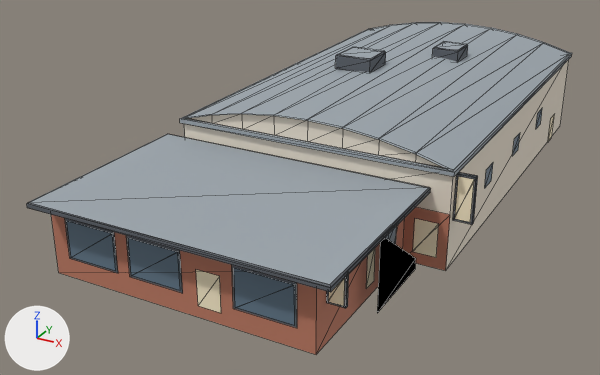
The glTF model models/amos-southend.glb, before and after one commit.
Camera for both pictures: a camera (50 mm lens) standing at (25.1, -55.8, 26.4) and looking at (-2.9, -4.9, 0.9). Arrows for +X, +Y and +Z are at lower left; the lights stay in place. The first picture is the older version. Mesh edges are drawn as thin lines. Vertices at exactly the same position are counted once.

In view in the first picture: "Amos' Southend".
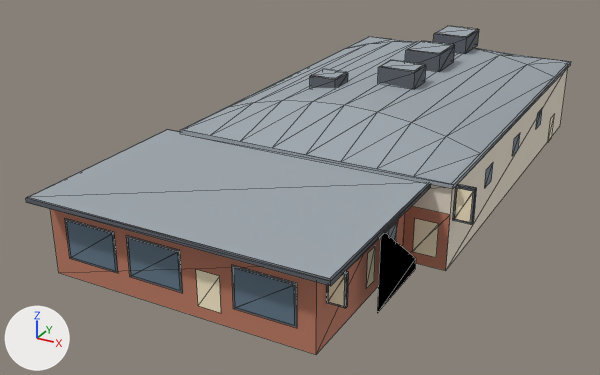
Changed parts and their boxes [x1, y1, x2, y2] in the pictures (600 x 375 px; the box of a moved part takes in the faces that stretch with it):
"Amos' Southend", reshaped: before [27, 22, 572, 355]; after [26, 26, 571, 355]
part 1 of me_amos__southend, moved or reshaped: before [27, 134, 431, 292]; after [26, 129, 431, 286]
part 2 of me_amos__southend, moved or reshaped: before [180, 29, 572, 176]; after [180, 37, 571, 189]
part 3 of me_amos__southend, moved or reshaped: before [335, 47, 386, 72]; after [378, 60, 426, 89]
part 4 of me_amos__southend, moved or reshaped: before [432, 42, 468, 62]; after [405, 41, 455, 72]
part 5 of me_amos__southend, added: after [433, 26, 479, 54]
part 6 of me_amos__southend, added: after [310, 69, 348, 88]
part 7 of me_amos__southend, rebuilt: before [183, 22, 570, 171]; after [182, 37, 569, 184]
part 8 of me_amos__southend, cut back: before [51, 60, 569, 355]; after [50, 68, 568, 355]

What changed in the scene script:
```text
Change me_amos__southend:
    used by ob_amos__southend; location = (0.0, 0.0, 0.0)
    remove me_amos__southend.from_pydata(...)  # 241 vertices, 228 faces; spans x -11.1..12.0, y -24.0..21.9, z 0.0..9.6
    add me_amos__southend.from_pydata(...)  # 251 vertices, 264 faces; spans x -11.1..12.0, y -24.0..21.9, z 0.0..9.4
    me_amos__southend part 1: the loose piece of 12 vertices spanning x -11.1..9.3, y -24.0..-10.2, z 5.2..5.6 is moved by (0.0, 0.0, 0.4)
    me_amos__southend part 2: the loose piece of 8 vertices spanning x -9.6..10.9, y -10.5..21.9, z 6.7..7.0 is moved by (0.0, 0.0, -0.8)
    me_amos__southend part 3: the loose piece of 12 vertices spanning x -3.5..-0.5, y 2.0..5.0, z 8.5..9.6 is scaled about its middle by (1, 0.762, 1.28), then moved by (3.9, -0.9, -0.4)
    me_amos__southend part 4: the loose piece of 12 vertices spanning x 2.0..4.2, y 9.0..11.5, z 8.3..9.3 is scaled about its middle by (1.37, 1.41, 1.52), then moved by (-1.2, -1.5, -0.1)
    me_amos__southend part 5: the loose piece of 12 vertices spanning x 2.0..4.2, y 9.0..11.5, z 8.3..9.3 is copied, and the copy is scaled about its middle by (1.37, 1.41, 1.52), then moved by (-1.2, 5.0, -0.1); it spans x 0.4..3.4, y 13.5..17.0, z 7.9..9.4
    me_amos__southend part 6: the loose piece of 12 vertices spanning x -3.5..-0.5, y 2.0..5.0, z 8.5..9.6 is copied, and the copy is scaled about its middle by (0.728, 0.728, 1), then moved by (-1.1, -3.4, -1.0); it spans x -4.2..-2.0, y -1.0..1.2, z 7.5..8.6
    me_amos__southend part 7: the loose piece of 18 vertices spanning x -9.5..10.7, y -10.5..21.9, z 7.0..8.6 is rebuilt with 36 vertices and now spans x -9.5..10.7, y -10.5..21.9, z 6.2..8.0
    me_amos__southend part 8
    36 vertices are removed from x -9.5..10.7, y -10.2..21.6, z 7.0..8.6
    42 faces are deleted
    9 vertices in x -10.9..8.9, y -22.4..-10.2, z 5.2 move by (0.0, 0.0, 0.4)
    8 vertices in x 10.8..12.0, y -9.8..-9.4, z 6.6 move by (0.0, 0.0, -0.8)
    4 vertices in x 10.9..11.9, y -9.8..-9.4, z 6.4 move by (0.0, 0.0, -0.7)
    4 vertices are added at (10.7, -10.2, 5.9), (-9.5, -10.2, 5.9), (10.7, 21.6, 5.9), (-9.5, 21.6, 5.9)
    10 new faces join them, mat_stone (pale yellow #efe5d4)
```
